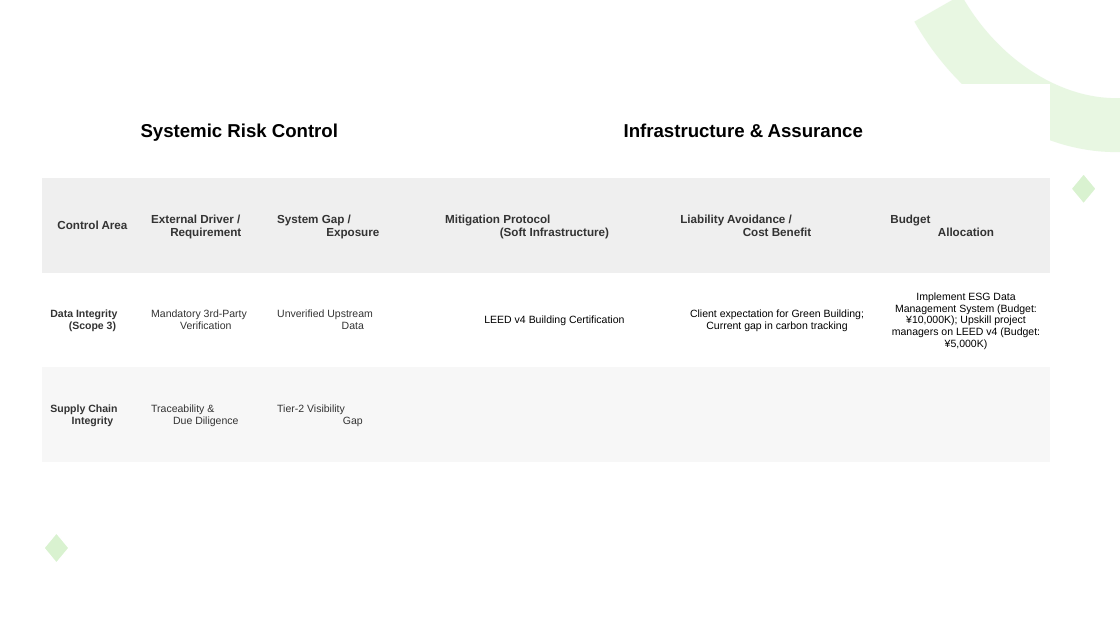
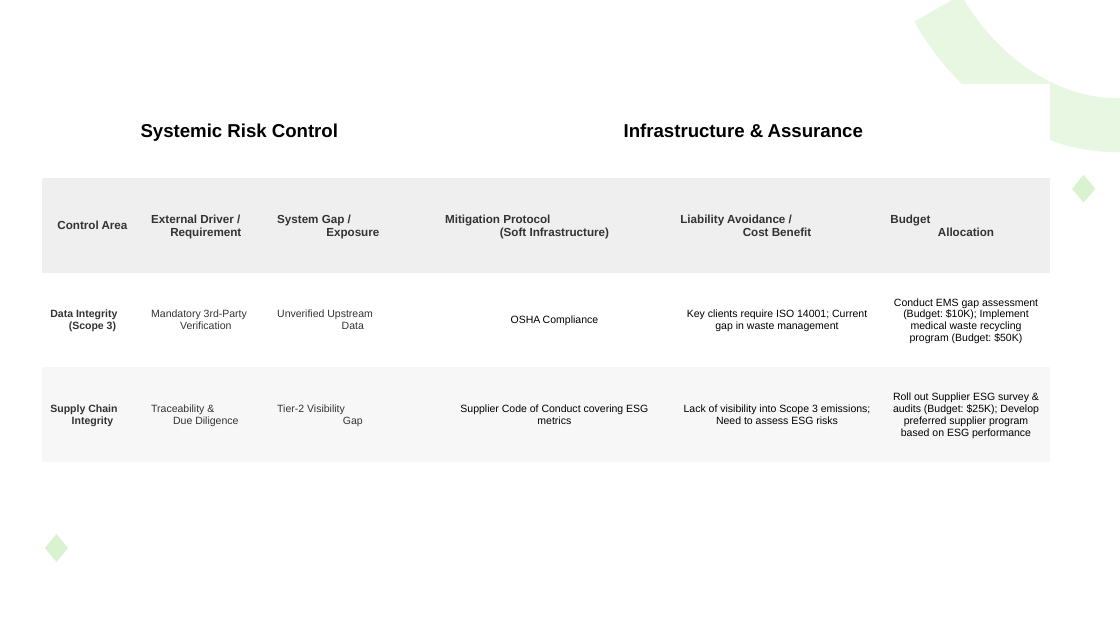
Before and after one commit to jackman993/sustainability-rep, a slide deck: slide 6 of shared/engine/tcfd/output/TCFD_table.pptx. Drawn at 1120x630 pixels with LibreOffice and Linux fonts; fonts in the diff are those of the drawing. Boxes give left, top, right and bottom in pixels: in the first picture for what was removed or moved away, otherwise in the second. Text is boxed around its words. In the diff, an @@ line names an element or a change of style, - is before the commit and + after.

```diff
--- a/shared/engine/tcfd/output/TCFD_table.pptx
+++ b/shared/engine/tcfd/output/TCFD_table.pptx
@@ table at <box>42,84,1050,462</box> @@
-row 3: Data Integrity (Scope 3) | Mandatory 3rd-Party Verification | Unverified Upstream Data | LEED v4 Building Certification | Client expectation for Green Building; Current gap in carbon tracking | Implement ESG Data Management System (Budget: ¥10,000K); Upskill project managers on LEED v4 (Budget: ¥5,000K)
+row 3: Data Integrity (Scope 3) | Mandatory 3rd-Party Verification | Unverified Upstream Data | OSHA Compliance | Key clients require ISO 14001; Current gap in waste management | Conduct EMS gap assessment (Budget: $10K); Implement medical waste recycling program (Budget: $50K)
-row 4: Supply Chain Integrity | Traceability & Due Diligence | Tier-2 Visibility Gap |  |  | 
+row 4: Supply Chain Integrity | Traceability & Due Diligence | Tier-2 Visibility Gap | Supplier Code of Conduct covering ESG metrics | Lack of visibility into Scope 3 emissions; Need to assess ESG risks | Roll out Supplier ESG survey & audits (Budget: $25K); Develop preferred supplier program based on ESG performance
```
Also in this commit, not shown: 6 other slides changed, 3 other files.
